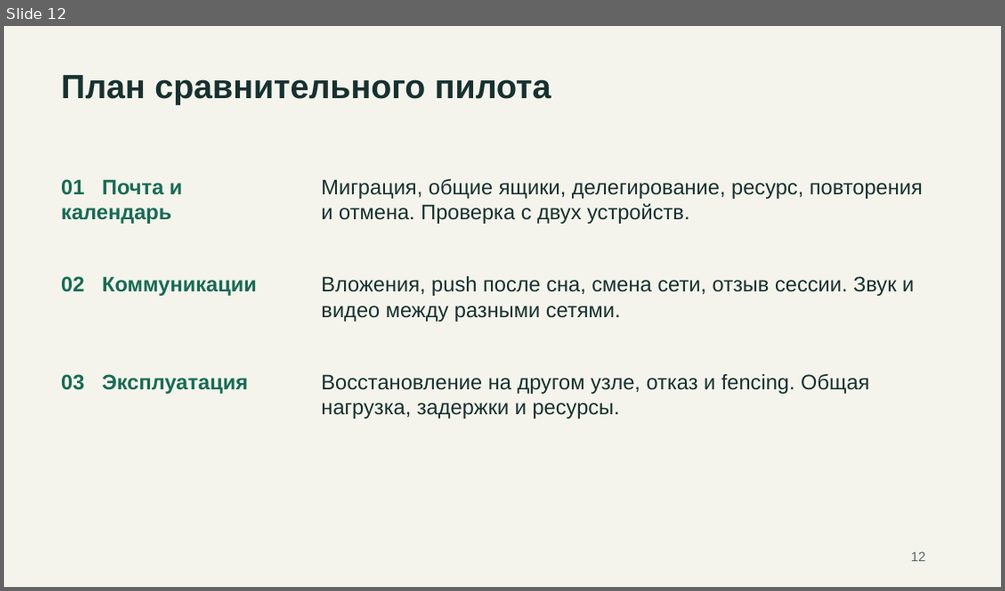
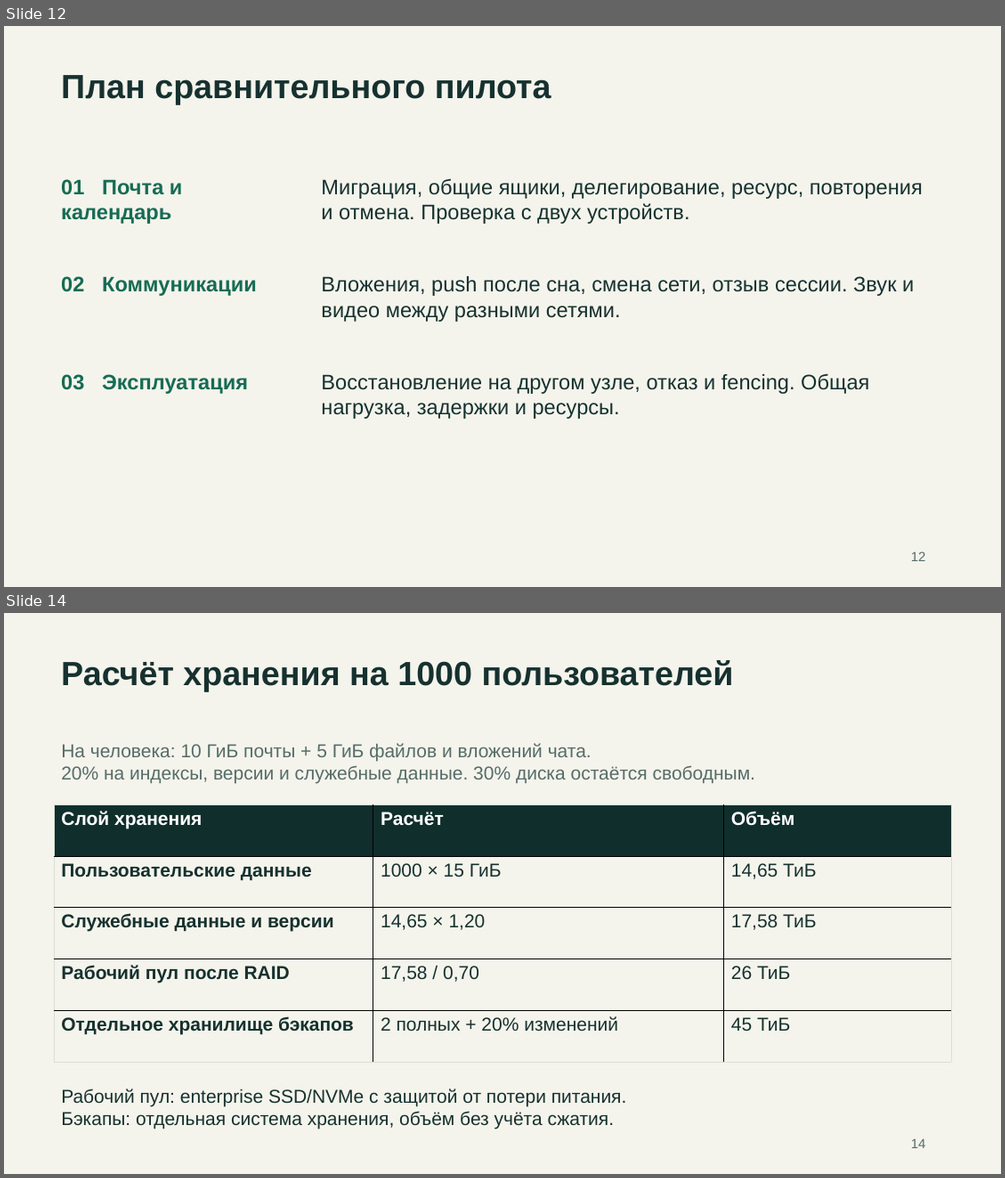
Before and after one commit to rkislov/tayga-mail-server, a slide deck: docs/presentations/tayga-competitors-2026-11-19.pptx. Shown one above the other, each under a label of ours: slide 12 before the commit, slides 12 and 14 after it; the slides between them are not shown. The pictures are 1005x591 and 1005x1178 pixels, drawn with LibreOffice and Linux fonts; fonts in the diff are those of the drawing. Boxes give left, top, right and bottom in pixels: in the first picture for what was removed or moved away, otherwise in the second. Text is boxed around its words. In the diff, an @@ line names an element or a change of style, - is before the commit and + after.

```diff
--- a/docs/presentations/tayga-competitors-2026-11-19.pptx
+++ b/docs/presentations/tayga-competitors-2026-11-19.pptx
@@ slide 14 added at (x1=4, y1=613, x2=1001, y2=1174), background #F4F4EC @@
@@ text added at (x1=61, y1=660, x2=734, y2=692), 32.2 pt, text #16312F, bold @@
+Расчёт хранения на 1000 пользователей
@@ text added at (x1=61, y1=743, x2=755, y2=784), 18 pt, text #566C69 @@
+На человека: 10 ГиБ почты + 5 ГиБ файлов и вложений чата.
+20% на индексы, версии и служебные данные. 30% диска остаётся свободным.
@@ table added at (x1=54, y1=804, x2=952, y2=1062), 5 rows, 3 columns @@
+Слой хранения | Расчёт | Объём
+Пользовательские данные | 1000 × 15 ГиБ | 14,65 ТиБ
+Служебные данные и версии | 14,65 × 1,20 | 17,58 ТиБ
+Рабочий пул после RAID | 17,58 / 0,70 | 26 ТиБ
+Отдельное хранилище бэкапов | 2 полных + 20% изменений | 45 ТиБ
@@ text added at (x1=61, y1=1088, x2=627, y2=1128), 18 pt, text #16312F @@
+Рабочий пул: enterprise SSD/NVMe с защитой от потери питания.
+Бэкапы: отдельная система хранения, объём без учёта сжатия.
@@ text added at (x1=911, y1=1138, x2=926, y2=1148), 12.8 pt, text #566C69 @@
+14
```
Also in this commit, not shown: 1 slide changed, 2 other slides added, 1 other file.
